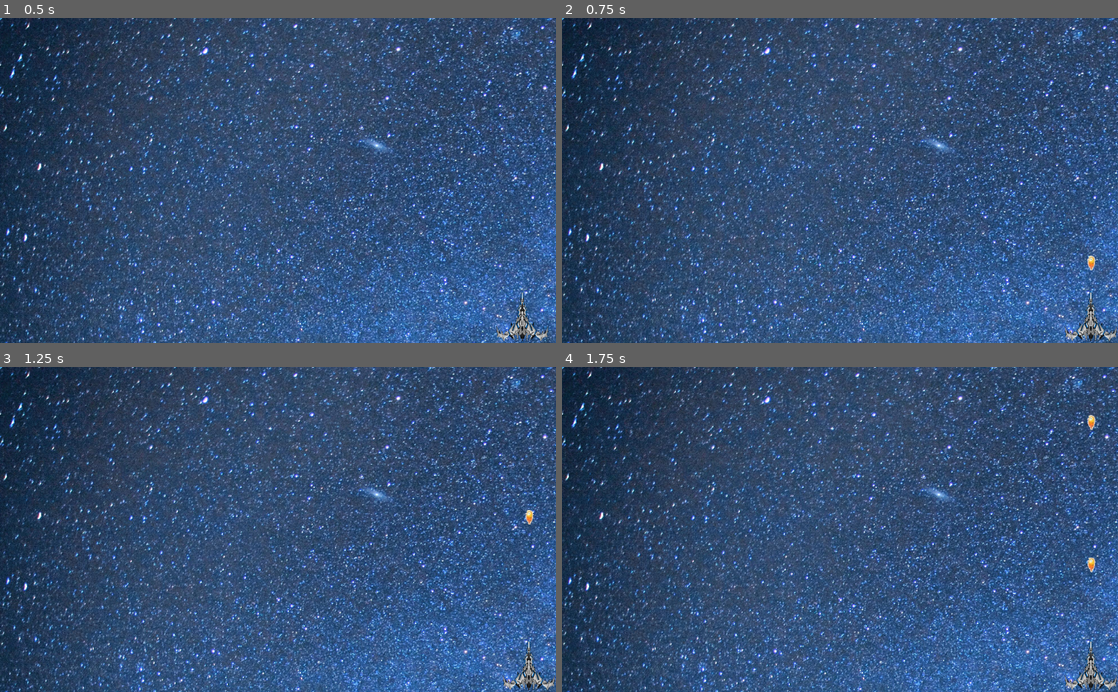
Above: before the commit, frames 1-4 (two rows, left to right).
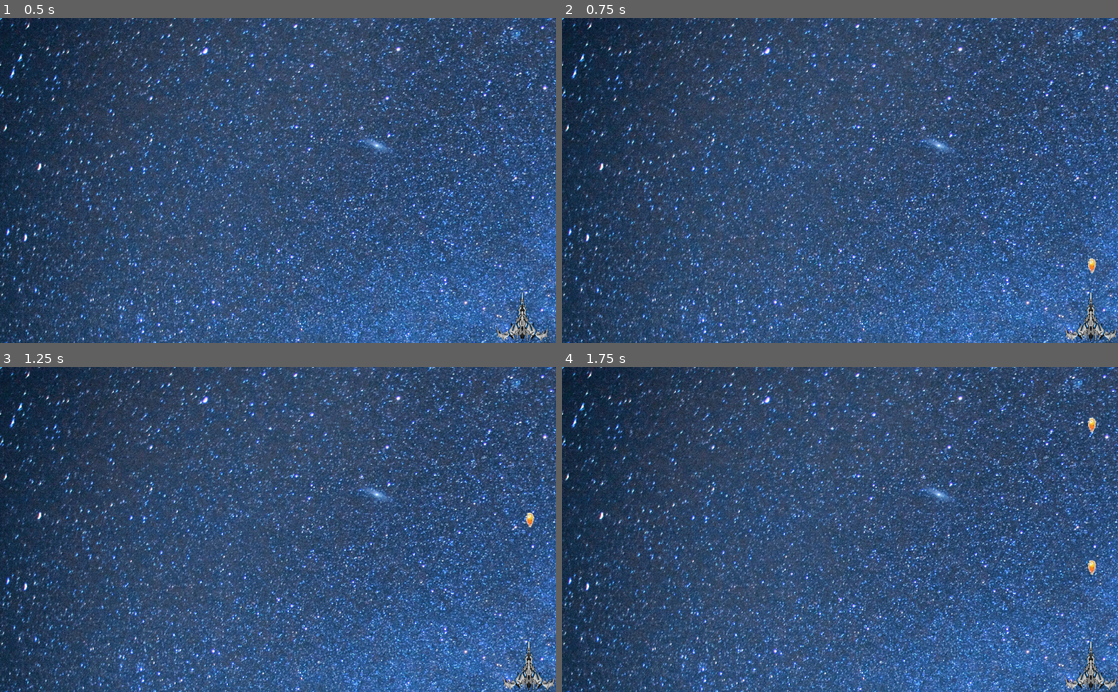
Above: after the commit, the same moments.

Repository: rookie-leo/JogoNavinha
Game: Godot game, scene res://cena_fase1.tscn
Two runs of this game, one before a commit and one after it. Both use one fixed random seed, a clock stepped at 60 frames per second and the inputs below.
Inputs:
- Up to frame 1 (0.5 s): no input
- Up to frame 2 (0.75 s): tap Enter at 0.5 s; hold D (paraDireita) from 0.53 s (still down); tap Space (disparar) at 0.6 s
- Up to frame 3 (1.25 s): keep holding D (paraDireita)
- Up to frame 4 (1.75 s): release D (paraDireita) at 1.28 s; hold S (paraBaixo) from 1.28 s (still down); tap Space (disparar) at 1.35 s

Frame 1 is identical in both runs. In frame 2, less than 0.1% of the frame differs, in the area x 94-97%, y 73-79%; in frame 3, less than 0.1%; in frame 4, 0.1%, in the area x 94-97%, y 14-65%.

Commit message:
Aula 14-03

Diff:
--- a/cena_disparo.tscn
+++ b/cena_disparo.tscn
@@ -1,27 +1,33 @@
-[gd_scene load_steps=4 format=2]
+[gd_scene load_steps=5 format=2]
 
 [ext_resource path="res://imagens/1ab2bcd59029874b324b2dad44ca7cd0.png" type="Texture" id=1]
 [ext_resource path="res://script_disparo.gd" type="Script" id=2]
+[ext_resource path="res://imagens/powerup.png" type="Texture" id=3]
 
 [sub_resource type="CapsuleShape2D" id=1]
 radius = 9.34036
 height = 2.43078
 
 [node name="Node2D" type="Node2D"]
-position = Vector2( 487, 505 )
+position = Vector2( 574, 506 )
 
 [node name="Area2D" type="Area2D" parent="."]
-position = Vector2( 40, 0 )
+position = Vector2( 41, 5 )
 script = ExtResource( 2 )
 
-[node name="Sprite" type="Sprite" parent="Area2D"]
+[node name="Disparo1" type="Sprite" parent="Area2D"]
 position = Vector2( -39.0771, -2.44234 )
 rotation = -1.5724
 scale = Vector2( 1.12875, 1.12875 )
 texture = ExtResource( 1 )
 
+[node name="Disparo2" type="Sprite" parent="Area2D"]
+position = Vector2( -41, -5.99902 )
+scale = Vector2( 0.1625, 0.0380478 )
+texture = ExtResource( 3 )
+
 [node name="CollisionShape2D" type="CollisionShape2D" parent="Area2D"]
-position = Vector2( -39.0769, -2.44235 )
+position = Vector2( -41, -4 )
 rotation = -0.03135
 shape = SubResource( 1 )
 
--- a/cena_inimigo.tscn
+++ b/cena_inimigo.tscn
@@ -128,30 +128,30 @@
 [node name="Node2D" type="Node2D"]
 position = Vector2( 560, 250 )
 
-[node name="Area2D" type="Area2D" parent="."]
+[node name="Inimigo" type="Area2D" parent="."]
 script = ExtResource( 2 )
 
-[node name="SpriteInimigo" type="Sprite" parent="Area2D"]
+[node name="SpriteInimigo" type="Sprite" parent="Inimigo"]
 position = Vector2( -0.848206, 3.5 )
 scale = Vector2( 0.353571, 0.353571 )
 texture = ExtResource( 1 )
 region_rect = Rect2( 11, 10, 274, 260 )
 
-[node name="SpriteExplosao" type="Sprite" parent="Area2D"]
+[node name="SpriteExplosao" type="Sprite" parent="Inimigo"]
 scale = Vector2( 0.667811, 0.62371 )
 texture = ExtResource( 3 )
 region_enabled = true
 region_rect = Rect2( 76, 78, 146, 158 )
 
-[node name="CollisionShape2D" type="CollisionShape2D" parent="Area2D"]
+[node name="CollisionShape2D" type="CollisionShape2D" parent="Inimigo"]
 position = Vector2( -4.17233e-07, 0 )
 shape = SubResource( 1 )
 
-[node name="AnimationPlayer" type="AnimationPlayer" parent="Area2D"]
+[node name="AnimationPlayer" type="AnimationPlayer" parent="Inimigo"]
 autoplay = "Voando"
 anims/RESET = SubResource( 2 )
 anims/Voando = SubResource( 3 )
 anims/explodindo = SubResource( 4 )
 
-[connection signal="body_entered" from="Area2D" to="Area2D" method="colide_nave"]
-[connection signal="animation_finished" from="Area2D/AnimationPlayer" to="Area2D" method="_on_AnimationPlayer_animation_finished"]
+[connection signal="body_entered" from="Inimigo" to="Inimigo" method="colide_nave"]
+[connection signal="animation_finished" from="Inimigo/AnimationPlayer" to="Inimigo" method="_on_AnimationPlayer_animation_finished"]
--- a/cena_personagem.tscn
+++ b/cena_personagem.tscn
@@ -9,17 +9,17 @@
 "_edit_group_": true
 }
 
-[node name="KinematicBody2D" type="KinematicBody2D" parent="."]
+[node name="Personagem" type="KinematicBody2D" parent="."]
 position = Vector2( -1, -0.00323486 )
 script = ExtResource( 2 )
 
-[node name="Sprite" type="Sprite" parent="KinematicBody2D"]
+[node name="Sprite" type="Sprite" parent="Personagem"]
 scale = Vector2( 0.196, 0.196 )
 texture = ExtResource( 1 )
 
-[node name="CollisionPolygon2D" type="CollisionPolygon2D" parent="KinematicBody2D"]
+[node name="CollisionPolygon2D" type="CollisionPolygon2D" parent="Personagem"]
 position = Vector2( -2, 1.00323 )
 polygon = PoolVector2Array( -44, 41, -45, 19, -42, 30, -37, 34, -37, 28, -33, 34, -27, 29, -24, 32, -24, 27, -8, 7, -8, …(256 unchanged characters)…
 
-[node name="Position2D" type="Position2D" parent="KinematicBody2D"]
+[node name="Position2D" type="Position2D" parent="Personagem"]
 position = Vector2( 0, -53.9968 )
--- a/cena_powerup.tscn
+++ b/cena_powerup.tscn
@@ -1,6 +1,7 @@
-[gd_scene load_steps=3 format=2]
+[gd_scene load_steps=4 format=2]
 
 [ext_resource path="res://imagens/powerup.png" type="Texture" id=1]
+[ext_resource path="res://script_powerup.gd" type="Script" id=2]
 
 [sub_resource type="CapsuleShape2D" id=1]
 radius = 2.0
@@ -14,6 +15,7 @@
 
 [node name="Area2D" type="Area2D" parent="."]
 position = Vector2( 2, 2 )
+script = ExtResource( 2 )
 
 [node name="PowerUp" type="Sprite" parent="Area2D"]
 position = Vector2( 0, -3 )
@@ -22,3 +24,10 @@
 
 [node name="CollisionShape2D" type="CollisionShape2D" parent="Area2D"]
 shape = SubResource( 1 )
+
+[node name="Timer" type="Timer" parent="Area2D"]
+wait_time = 3.0
+autostart = true
+
+[connection signal="body_entered" from="Area2D" to="Area2D" method="_on_Area2D_body_entered"]
+[connection signal="timeout" from="Area2D/Timer" to="Area2D" method="_excluir_powerup"]
--- a/project.godot
+++ b/project.godot
@@ -13,6 +13,10 @@
 config/name="jogoAviao"
 run/main_scene="res://cena_fase1.tscn"
 config/icon="res://icon.png"
+
+[autoload]
+
+Global="*res://script_global.gd"
 
 [input]
 
--- a/script_disparo.gd
+++ b/script_disparo.gd
@@ -8,7 +8,13 @@
 
 # Called when the node enters the scene tree for the first time.
 func _ready():
-	pass # Replace with function body.
+	$Disparo1.visible = false
+	$Disparo2.visible = false
+
+	if (Global.tipo_disparo==1):
+		$Disparo1.visible = true
+	elif (Global.tipo_disparo==2):
+		$Disparo2.visible = true
 
 
 # Called every frame. 'delta' is the elapsed time since the previous frame.
@@ -18,16 +24,15 @@
 
 
 func acerto_disparo(area2dInimigo):
-	#Distroi o inimigo
-	#area.queue_free()
 
-	#Animação do inimigo explodindo
-	area2dInimigo.velocidade = 0
-	#area2dInimigo.get_node("CollisionShape2D").queue_free()
+	if (area2dInimigo.name=="Inimigo"):
+		#Animação do inimigo explodindo
+		area2dInimigo.velocidade = 0
+		#area2dInimigo.get_node("CollisionShape2D").queue_free()
 
-	#desativa o colision chape
-	area2dInimigo.get_node("CollisionShape2D").set_deferred("disable", true)
-	area2dInimigo.get_node("AnimationPlayer").play("explodindo")
+		#desativa o colision shape
+		area2dInimigo.get_node("CollisionShape2D").set_deferred("disable", true)
+		area2dInimigo.get_node("AnimationPlayer").play("explodindo")
 
-	#Apaga o disparo
-	queue_free()
+		#Apaga o disparo
+		queue_free()
--- /dev/null
+++ b/script_global.gd
@@ -0,0 +1,7 @@
+extends Node
+
+var qtd_inimigo_liberar_powerup: int = 3
+
+var qtd_inimigos_mortos = 0
+
+var tipo_disparo = 1
--- a/script_inimigo.gd
+++ b/script_inimigo.gd
@@ -25,9 +25,14 @@
 #Função para eliminar a nave da memória assim q a animação da explosão terminar
 func _on_AnimationPlayer_animation_finished(anim_name):
 	if (anim_name=="explodindo"):
-		#gerando powerup
-		var cena_powerup = preload("res://cena_powerup.tscn")
-		var objeto_powerup = cena_powerup.instance()
-		objeto_powerup.global_position = global_position
-		get_tree().root.add_child(objeto_powerup)
+		Global.qtd_inimigos_mortos += 1
+
+		if (Global.qtd_inimigos_mortos==Global.qtd_inimigo_liberar_powerup): #Verifica a quantidade de inimigos mortos para liberar powerup
+			#gerando powerup
+			var cena_powerup = preload("res://cena_powerup.tscn")
+			var objeto_powerup = cena_powerup.instance()
+			objeto_powerup.global_position = global_position
+			get_tree().root.add_child(objeto_powerup)
+			Global.qtd_inimigos_mortos = 0
+		#mata o inimigo
 		queue_free()
--- /dev/null
+++ b/script_powerup.gd
@@ -0,0 +1,13 @@
+extends Area2D
+
+
+
+
+func _excluir_powerup():
+	queue_free()
+
+
+func _on_Area2D_body_entered(body):
+	if (body.name=="Personagem"):
+		Global.tipo_disparo = 2
+		queue_free()
